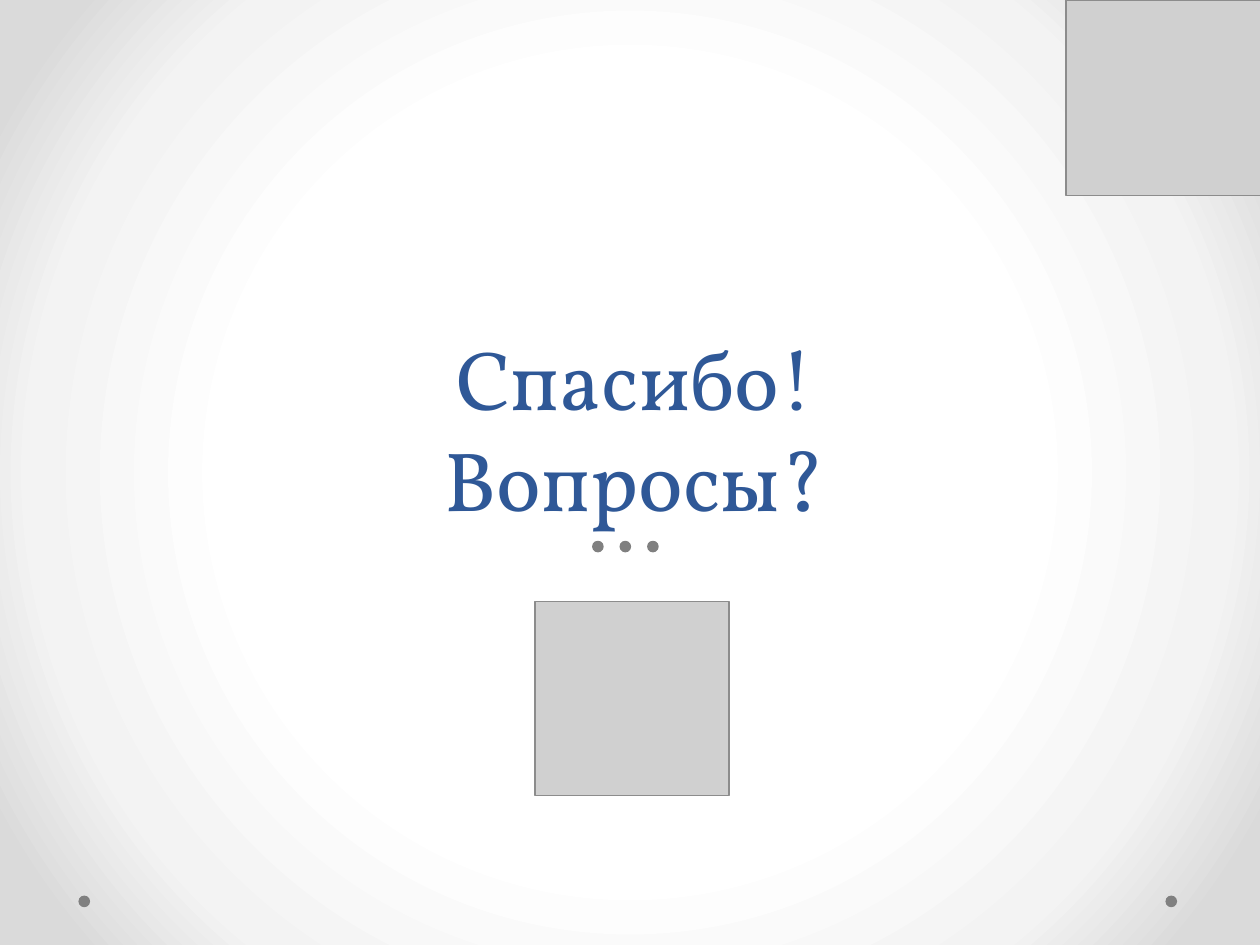
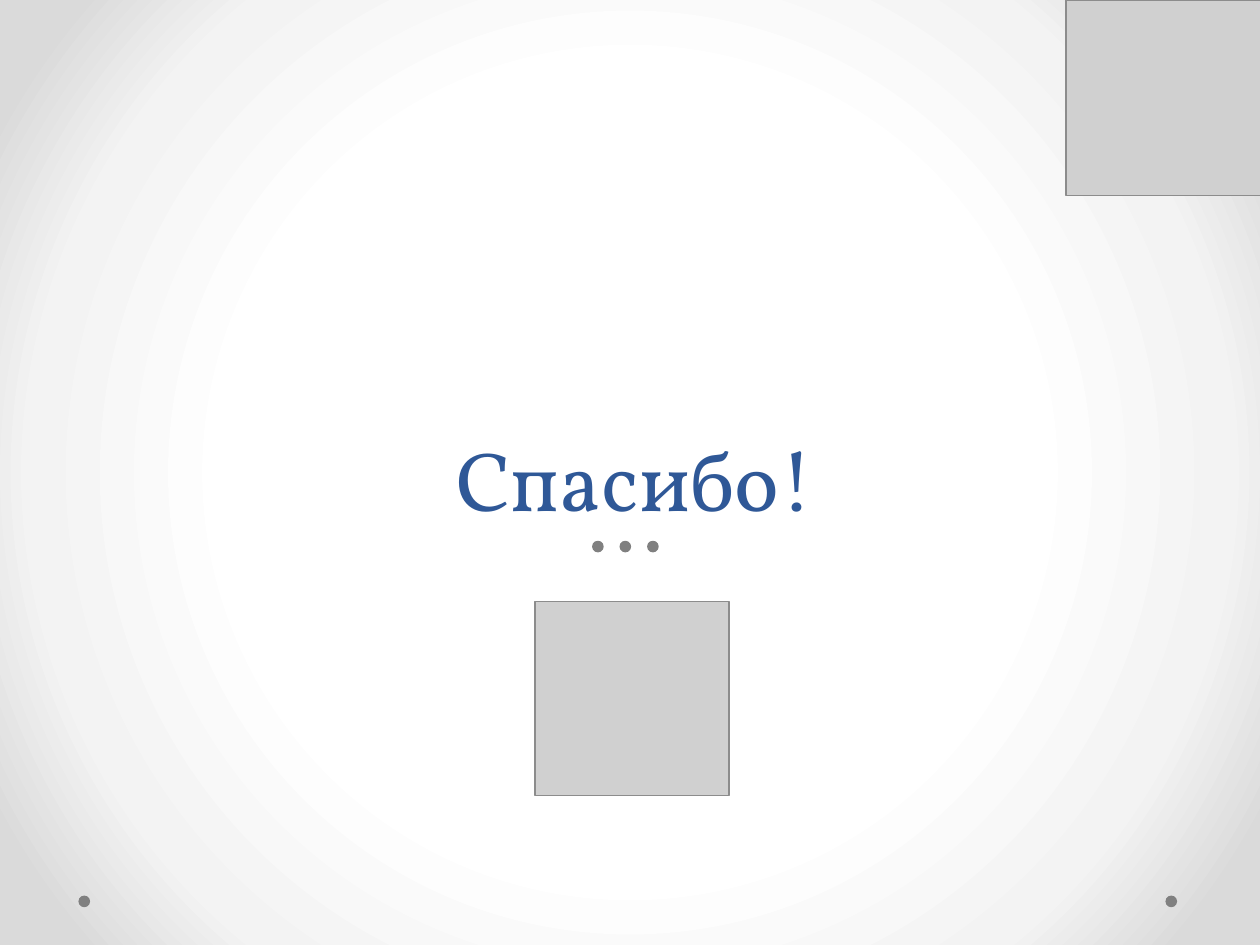
Before and after one commit to hisohito/proto-doc, a slide deck: slide 17 of shatilina.pptx (slide 18 before the commit). Drawn at 1260x945 pixels with LibreOffice and Linux fonts; fonts in the diff are those of the drawing; grey boxes stand for pictures. Boxes give left, top, right and bottom in pixels: in the first picture for what was removed or moved away, otherwise in the second. Text is boxed around its words. In the diff, an @@ line names an element or a change of style, - is before the commit and + after.

```diff
--- a/shatilina.pptx
+++ b/shatilina.pptx
@@ title at box(456, 451, 814, 548): text changed @@
-Спасибо!
-Вопросы?
+Спасибо!
```
Also in this commit, not shown: 9 other slides changed, 3 slides added, 2 slides removed.
